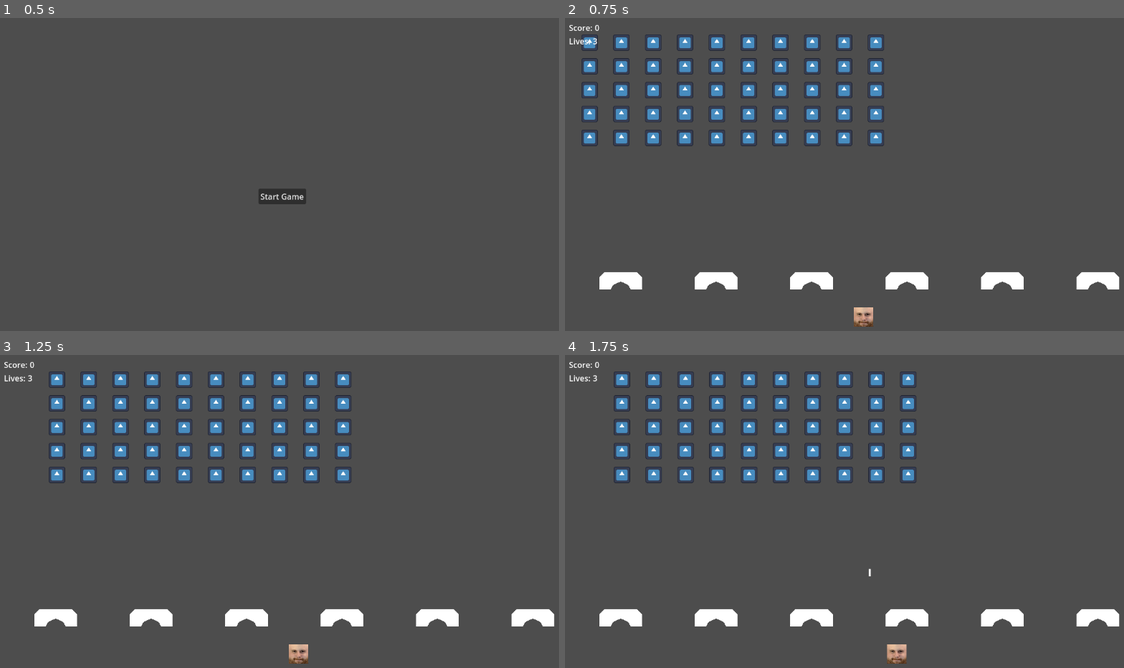
Above: before the commit, frames 1-4 (two rows, left to right).
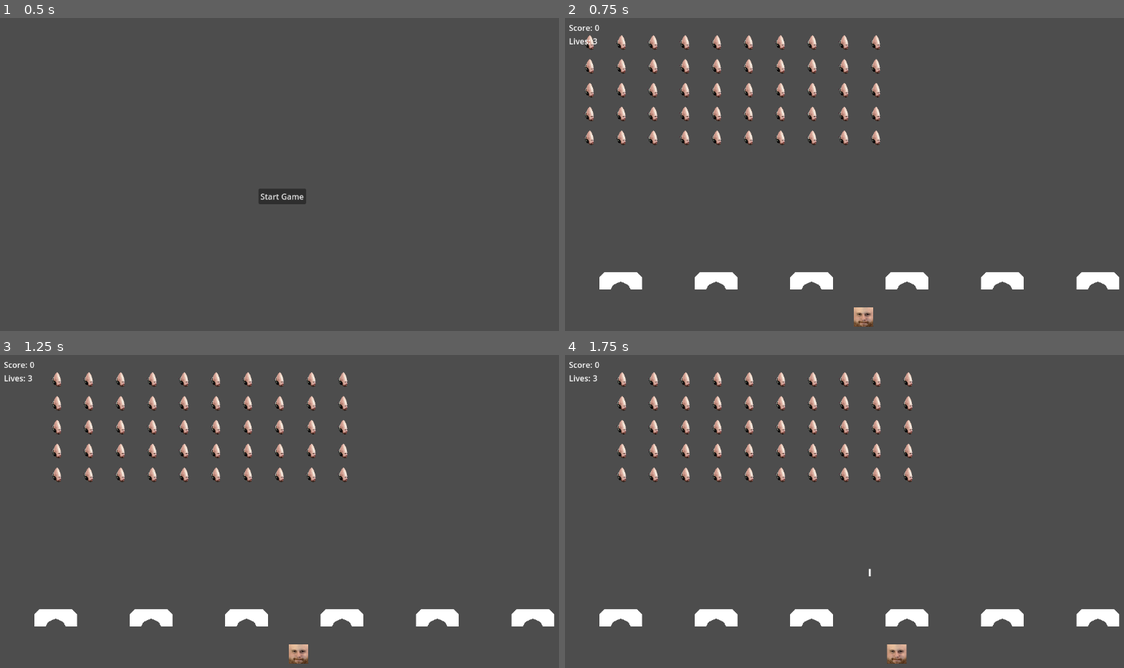
Above: after the commit, the same moments.

Repository: wildbeard/coneinvaders
Game: Godot game, scene res://Scenes/MainMenu.tscn
Two runs of this game, one before a commit and one after it. Both use one fixed random seed, a clock stepped at 60 frames per second and the inputs below. The project has no main scene, so this scene is started directly. The engine's default icon, where the game draws it, is replaced by a stand-in: a white triangle on a blue panel in a dark square.
Inputs:
- Up to frame 1 (0.5 s): no input
- Up to frame 2 (0.75 s): click "Start Game" at 0.5 s
- Up to frame 3 (1.25 s): no input
- Up to frame 4 (1.75 s): hold D (move_right) from 1.28 s (still down); tap Space (shoot) at 1.35 s

Frame 1 is identical in both runs. In frame 2, 5.3% of the frame differs, in the area x 2-58%, y 5-41%; in frame 3, 5.2%; in frame 4, 5.2%.

Commit message:
Enemies are now cones, you're a potato if you miss

Diff:
--- a/Scenes/Enemy.tscn
+++ b/Scenes/Enemy.tscn
@@ -1,7 +1,7 @@
 [gd_scene load_steps=4 format=3 uid="uid://b35akwjm6s1jp"]
 
 [ext_resource type="Script" uid="uid://csmds32s77pvt" path="res://Scripts/Scenes/Enemy.gd" id="1_m1htj"]
-[ext_resource type="Texture2D" uid="uid://7w82awgtx65" path="res://icon.svg" id="2_wovta"]
+[ext_resource type="Texture2D" uid="uid://be46iub61l17" path="res://Assets/Sprites/cudaCone.png" id="2_wovta"]
 
 [sub_resource type="RectangleShape2D" id="RectangleShape2D_xeo28"]
 size = Vector2(34, 34)
--- a/Scripts/Scenes/Player.gd
+++ b/Scripts/Scenes/Player.gd
@@ -12,6 +12,7 @@
 const BASE_TEXTURE = preload("res://Assets/Sprites/cudaW.png")
 const HIT_TEXTURE = preload("res://Assets/Sprites/cudaGasm.png")
 const BUNKER_HIT = preload("res://Assets/Sprites/cudaWTF.png")
+const MISS_TEXTURE = preload("res://Assets/Sprites/cudaPotato.png")
 
 var hasProjectileOut: bool = false
 
@@ -57,7 +58,7 @@
 		texture = BUNKER_HIT
 		_bunker_hit()
 	elif hitType == Projectile.TargetHitType.OUT_OF_BOUNDS:
-		print(':)')
+		texture = MISS_TEXTURE
 		hasProjectileOut = false
 
 	if texture:
Binary file added: Assets/Sprites/cudaPotato.png
Not shown, added: Assets/Sprites/cudaPotato.png.import
